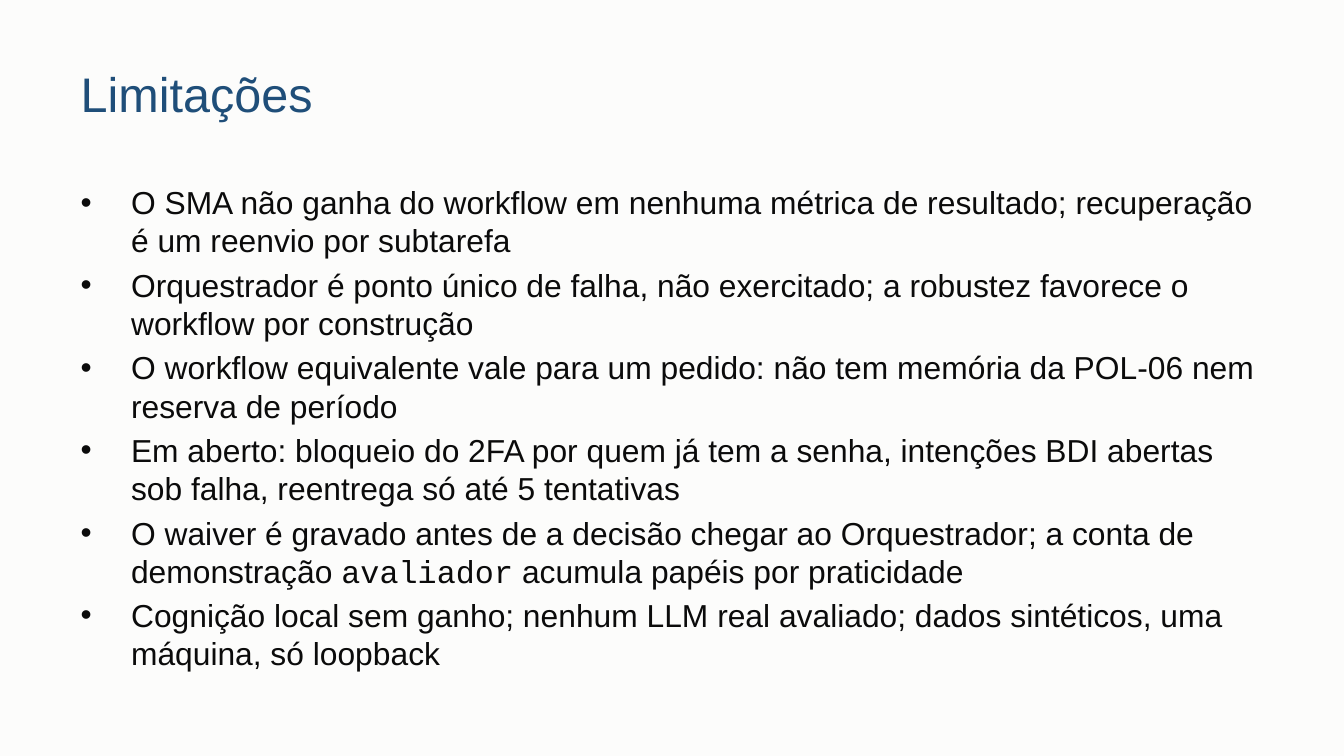
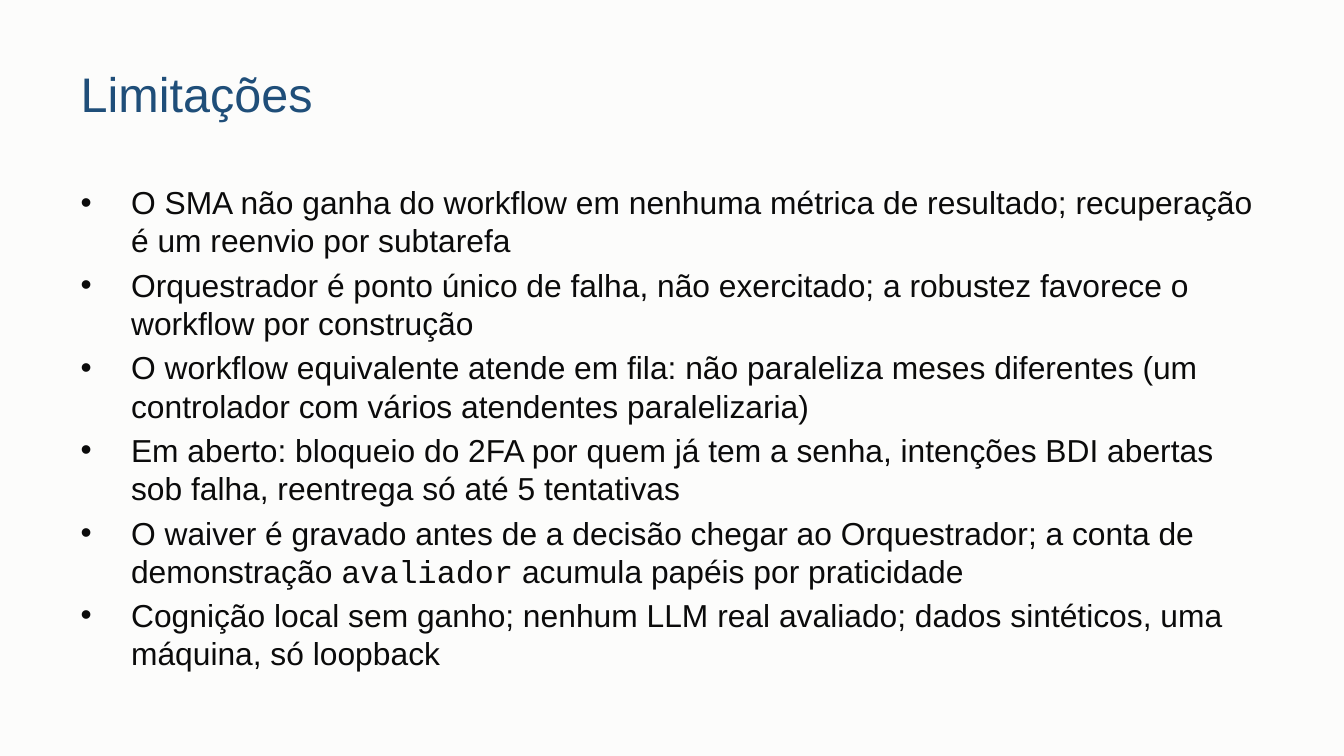
Before and after one commit to danrley-ribeiro/fin-dept-multiagents-project, a slide deck: slide 19 of entregas/dsm4/apresentacao/DSM4-apresentacao.pptx. Drawn at 1344x756 pixels with LibreOffice and Linux fonts; fonts in the diff are those of the drawing. Boxes give left, top, right and bottom in pixels: in the first picture for what was removed or moved away, otherwise in the second. Text is boxed around its words. In the diff, an @@ line names an element or a change of style, - is before the commit and + after.

```diff
--- a/entregas/dsm4/apresentacao/DSM4-apresentacao.pptx
+++ b/entregas/dsm4/apresentacao/DSM4-apresentacao.pptx
@@ text at (131,356,1198,423): text changed @@
-• O workflow equivalente vale para um pedido: não tem memória da POL-06 nem reserva de período
+• O workflow equivalente atende em fila: não paraleliza meses diferentes (um controlador com vários atendentes paralelizaria)
```
Also in this commit, not shown: 1 other slide changed, 18 other files.
